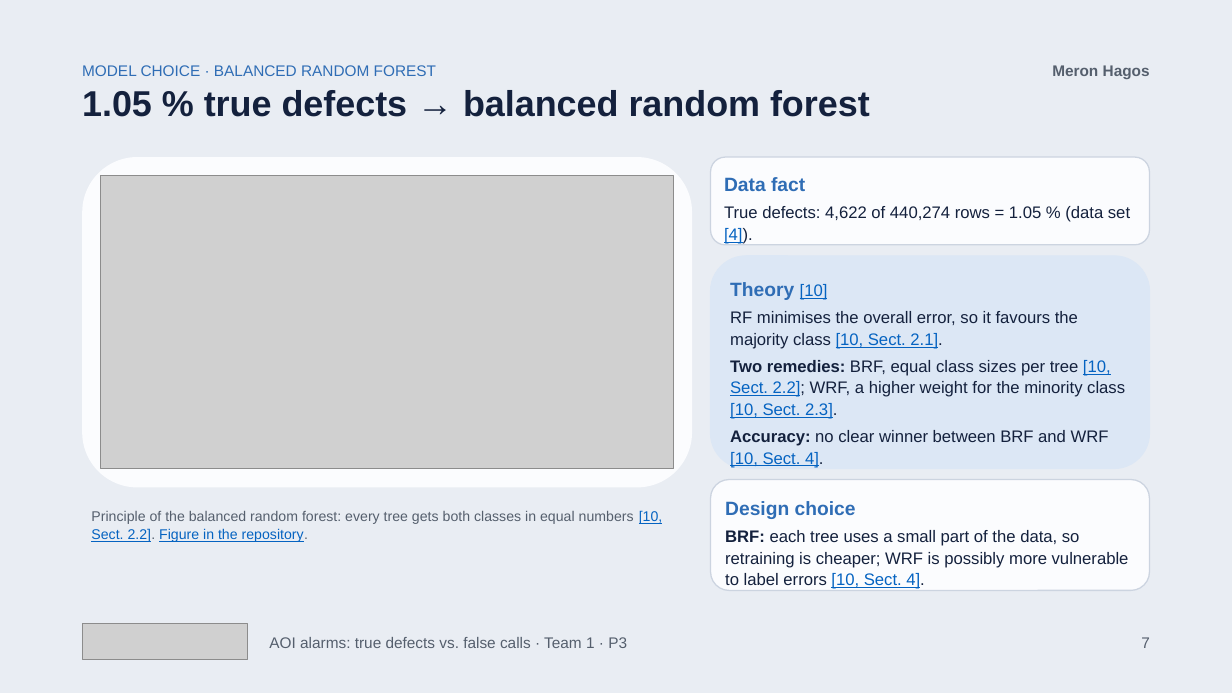
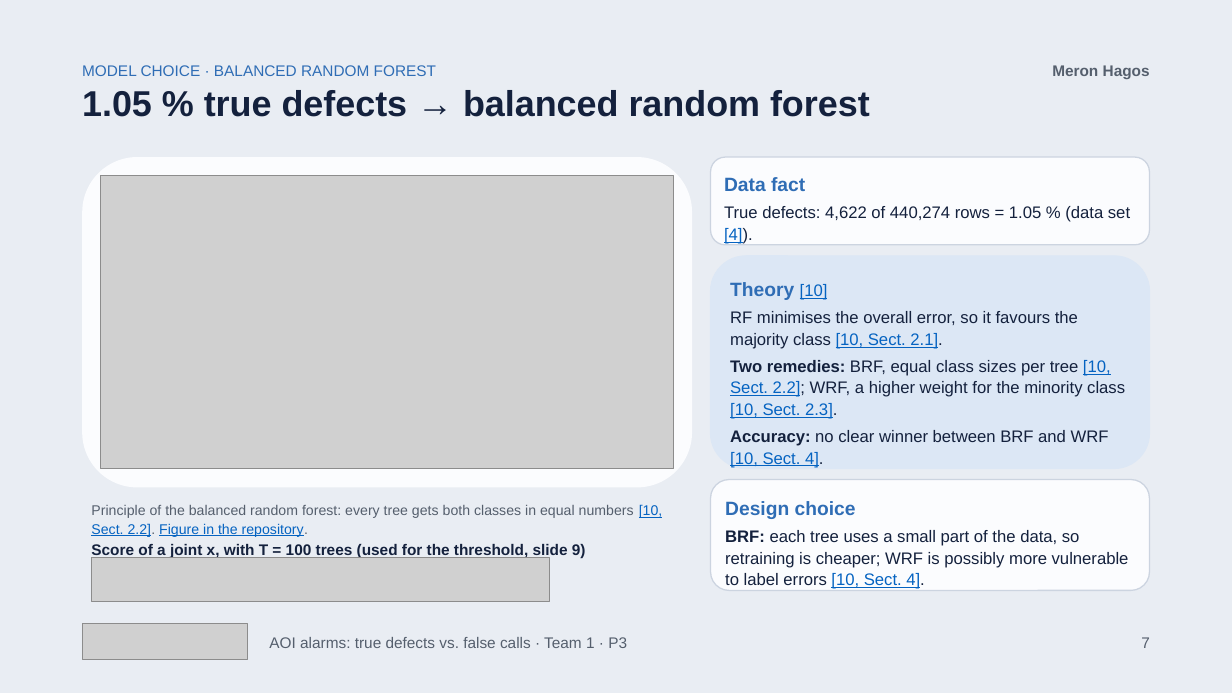
Before and after one commit to bodhi584/aoi-false-call-classification, a slide deck: slide 7 of docs/slides_p3.pptx. Drawn at 1232x693 pixels with LibreOffice and Linux fonts; fonts in the diff are those of the drawing; grey boxes stand for pictures. Boxes give left, top, right and bottom in pixels: in the first picture for what was removed or moved away, otherwise in the second. Text is boxed around its words. In the diff, an @@ line names an element or a change of style, - is before the commit and + after.

Commit message:
P3 slides: re-export PDF and PPTX (methodology, score formula, threshold example, parameters)

```diff
--- a/docs/slides_p3.pptx
+++ b/docs/slides_p3.pptx
@@ text "Principle of the balanced random ...": place and size @@
-text "Principle of the balanced random ..." at box(91, 510, 663, 542)
+text "Principle of the balanced random ..." at box(91, 504, 663, 537)
@@ text added at box(91, 544, 586, 558), 12 pt, text #14213D, bold @@
+Score of a joint x, with T = 100 trees (used for the threshold, slide 9)
@@ picture added at box(91, 558, 550, 602) @@
```
Also in this commit, not shown: 3 other slides changed, 1 other file.
